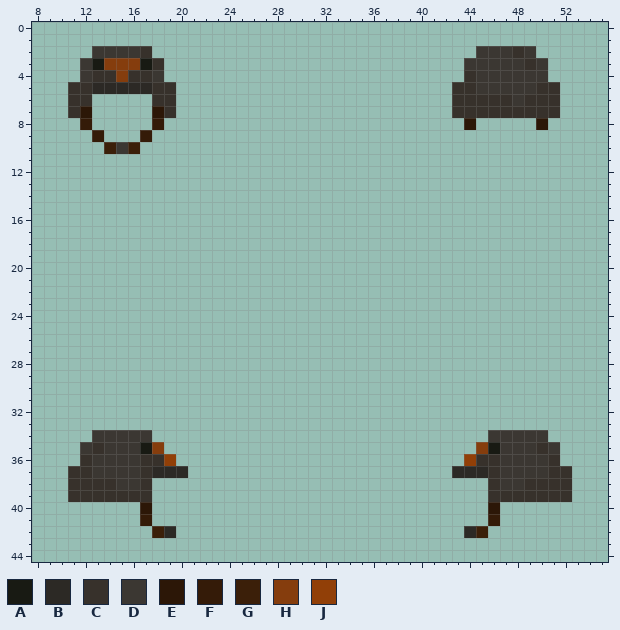
Pixel-art sprite, stored at Resources/Textures/Afgan/Clothing/Head/cherep.rsi/equipped-HELMET.png. The first picture shows the starting point.
The file is 64x64 pixels. Colours within 5 levels of each other are drawn and written as one. Shown: x 8..55, y 0..44.
Palette (. is transparent): A #181a13  B #2c2925  C #37312b  D #3b3732  E #2c1707  F #341b08  G #3b1f09  H #853d0d  J #913f07
The result:
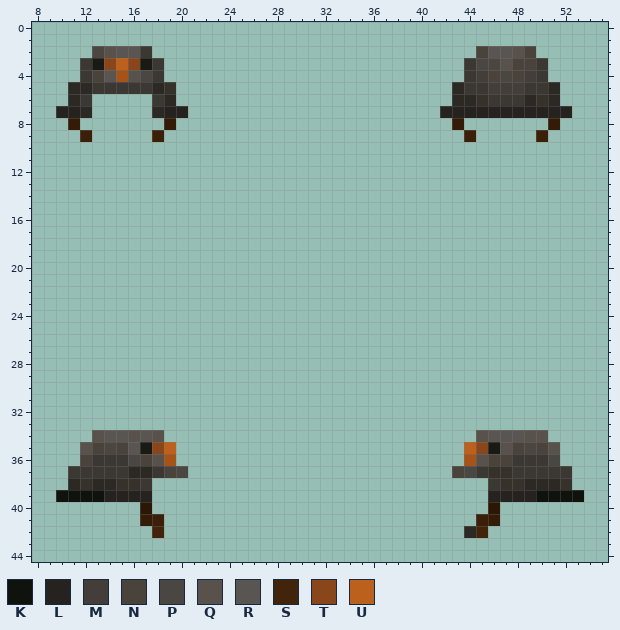
Colours new in this view: K #10120d  L #25221f  M #433e39  N #4a433c  P #4a4642  Q #59514c  R #595552  S #42240b  T #89461a  U #bc601d
Changes in this commit:
Colour J changes from #913f07 to #a55318.
Colour C gives way to colour B in row 5 at x 11 to 12, 18, 43 and 51; in row 6 at x 11, 19, 43 to 44, 49 and 51; in row 37 at x 17; in row 38 at x 11, 13 to 14 and 49 to 51.
Colour D gives way to colour B in row 37 at x 16.
Colour E gives way to colour B in row 7 at x 12 and 18.
Colour D gives way to colour C in row 37 at x 47; in row 38 at x 15 to 16 and 47 to 48.
Colour B gives way to colour D in row 5 at x 13 to 17; in row 37 at x 18 and 45.
Colour C gives way to colour D in row 2 at x 17; in row 3 at x 18; in row 4 at x 44; in row 5 at x 44 and 50; in row 6 at x 12, 18 and 46 to 47; in row 37 at x 11 to 12 and 51 to 52.
Colour C gives way to colour D in row 38 at x 17 and 46.
The edit adds colour F in row 8 at x 11, 19, 43 and 51.
The edit adds colour G in row 9 at x 12, 18, 44 and 50; in row 41 at x 18 and 45.
Colour H gives way to colour J in row 4 at x 15.
The edit adds colour K in row 39 at x 10 and 53.
Colour C gives way to colour K in row 39 at x 11 to 13 and 50 to 52.
The edit adds colour L in row 7 at x 10, 20, 42 and 52.
Colour C gives way to colour L in row 7 at x 11, 19 and 43 to 51; in row 39 at x 14 to 17 and 46 to 49.
Colour D gives way to colour M in row 4 at x 45 and 49; in row 5 at x 46 to 48.
Colour B gives way to colour N in row 37 at x 19 and 43.
Colour C gives way to colour N in row 3 at x 49; in row 4 at x 13; in row 35 at x 13 and 50; in row 36 at x 12, 17 and 46.
Colour D gives way to colour N in row 2 at x 45 and 49; in row 3 at x 48; in row 4 at x 46 and 48; in row 35 at x 15 and 48; in row 36 at x 47.
Colour B gives way to colour P in row 37 at x 20 and 44.
Colour C gives way to colour P in row 4 at x 17; in row 36 at x 51.
Colour D gives way to colour P in row 2 at x 13; in row 3 at x 45 to 46; in row 4 at x 47; in row 35 at x 14 and 49; in row 36 at x 16.
The edit adds colour Q in row 34 at x 18 and 45.
Colour C gives way to colour Q in row 2 at x 48; in row 4 at x 16; in row 36 at x 18 and 45.
Colour D gives way to colour Q in row 2 at x 14; in row 3 at x 47; in row 34 at x 13, 16 and 49 to 50; in row 35 at x 12, 47 and 51.
Colour C gives way to colour R in row 4 at x 14.
Colour D gives way to colour R in row 2 at x 15 to 16 and 46 to 47; in row 34 at x 14 to 15, 17 and 46 to 48; in row 35 at x 16.
Colour G gives way to colour S in row 42 at x 18 and 45.
Colour H gives way to colour T in row 3 at x 14 and 16; in row 35 at x 18 and 45.
The edit adds colour U in row 35 at x 19 and 44.
Colour H gives way to colour U in row 3 at x 15.
The edit erases colour B in row 42 at x 19.
The edit erases colour D in row 10 at x 15.
The edit erases colour E in row 8 at x 44 and 50.
The edit erases colour F in row 8 at x 12 and 18; in row 9 at x 13 and 17.
The edit erases colour G in row 10 at x 14 and 16.
Changed places in both pictures, as pixel boxes (x1, y1, x2, y2):
changed: (56, 46, 188, 154)
changed: (440, 46, 572, 142)
changed: (56, 430, 188, 538)
changed: (452, 430, 584, 538)
